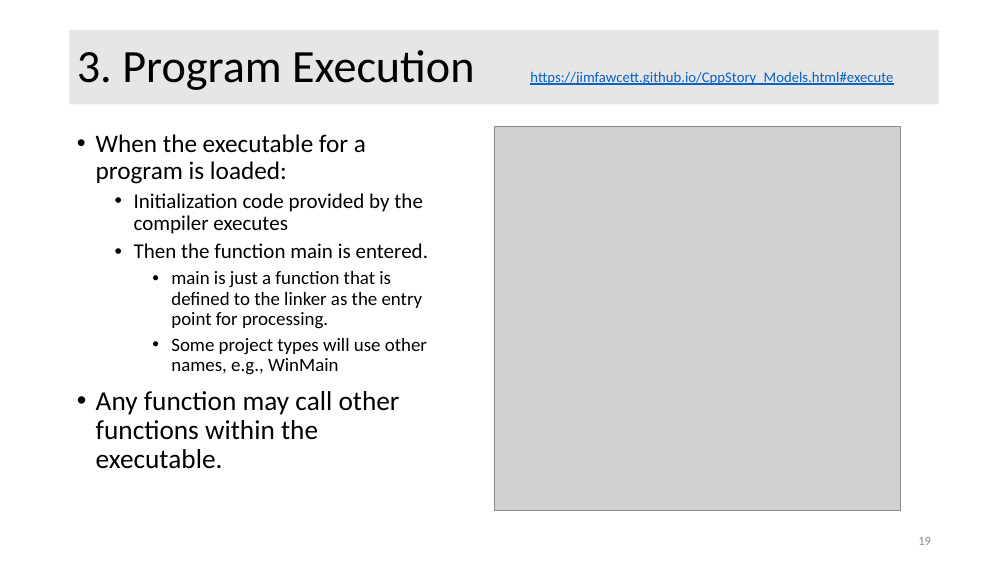
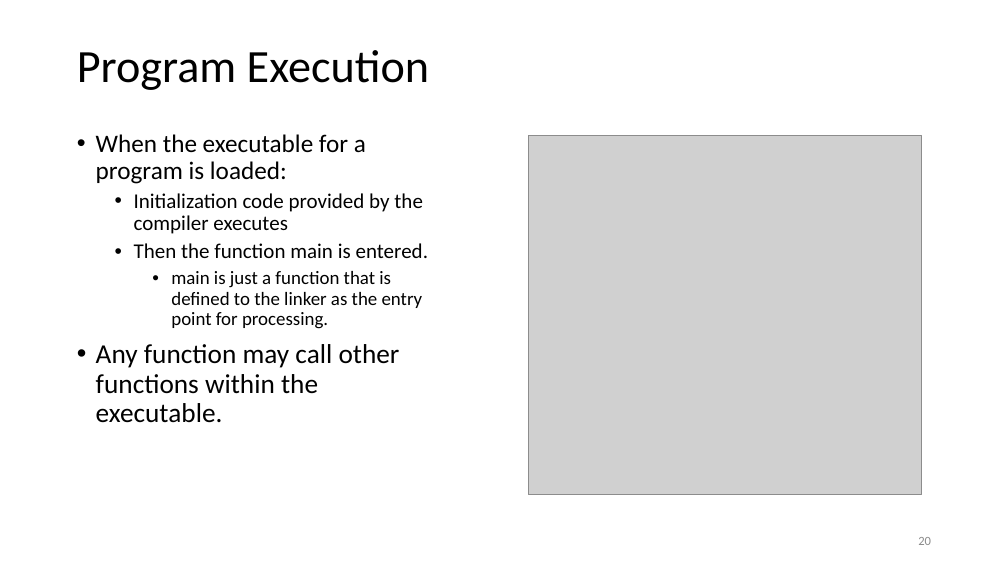
Before and after one commit to JimFawcett/JimFawcett.github.io, a slide deck: slide 20 of Resources/RustModels.pptx (slide 19 before the commit). Drawn at 1008x567 pixels with LibreOffice and Linux fonts; fonts in the diff are those of the drawing; grey boxes stand for pictures. Boxes give left, top, right and bottom in pixels: in the first picture for what was removed or moved away, otherwise in the second. Text is boxed around its words. In the diff, an @@ line names an element or a change of style, - is before the commit and + after.

```diff
--- a/Resources/RustModels.pptx
+++ b/Resources/RustModels.pptx
@@ title "Program Execution" moved from (x1=70, y1=30, x2=939, y2=104) to (x1=77, y1=50, x2=429, y2=90) @@
@@ title "Program Execution" at (x1=77, y1=50, x2=429, y2=90): fill #E7E6E6 to none @@
@@ title at (x1=77, y1=50, x2=429, y2=90): text changed; size 14 to 44 pt; text colour #0563C1 to #000000 @@
-3. Program Execution https://jimfawcett.github.io/CppStory_Models.html#execute
+Program Execution
@@ picture resized from (x1=495, y1=127, x2=901, y2=511) to (x1=529, y1=135, x2=922, y2=495) @@
@@ text at (x1=171, y1=338, x2=427, y2=375): paragraph removed @@
-    • Some project types will use other names, e.g., WinMain
@@ page number at (x1=918, y1=537, x2=931, y2=545): text changed @@
-19
+20
```
Also in this commit, not shown: 18 other slides changed, 2 slides added, 2 slides removed, 3 other files.
